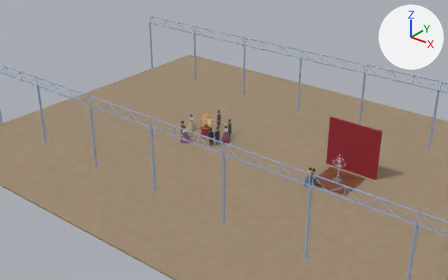
An edit to the Blender file course-models/great-exhibition-exhibits-1851-grok/rounds/e02.blend, drawn before and after from the same camera.
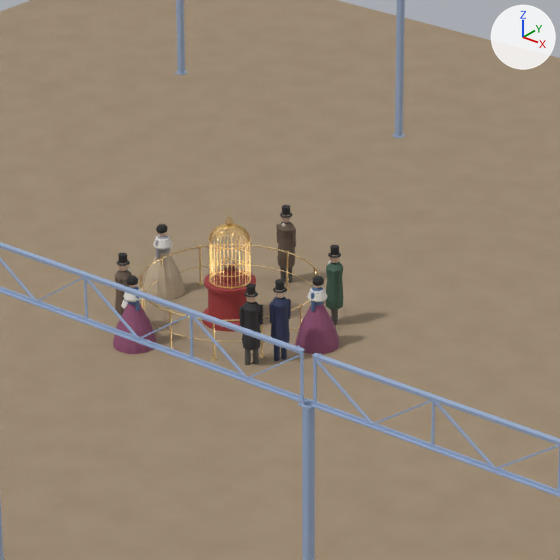
Old and new are each drawn from a camera (50 mm lens) standing at (36.0, -42.24, 26.38) and looking at (1.77, 0.55, -0.15) and again close up on the part from 35% to 62% of the width and 23% to 68% of the height. Arrows for +X, +Y and +Z are at upper right; the lights stay in place. The last two pictures show the newer version.

Objects in the first close-up: 'EXI_KOHINOOR', 'SR_column_lines', 'SR_floor', 'VIS_00', 'VIS_03', 'VIS_04', 'VIS_05', 'VIS_06', 'VIS_07', 'VIS_police' and 2 more.
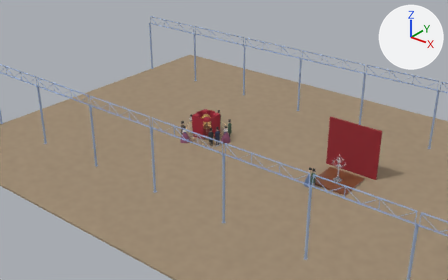
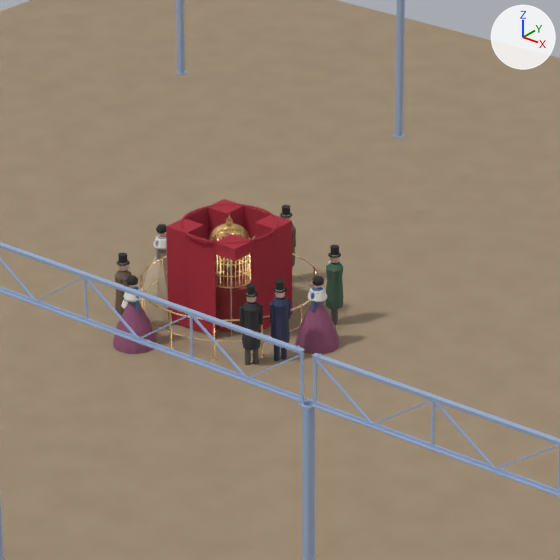
What differs and where, as boxes (x1, y1, x2, y2) in the close-ups (560 x 560 px):
'EXI_KOHINOOR', reshaped (10% taller)
    before: (138, 214, 322, 360)
    after: (138, 199, 322, 360)

Patch to the scene script:
```diff
--- a/course-models/great-exhibition-exhibits-1851-grok/rounds/e02.blend.py
+++ b/course-models/great-exhibition-exhibits-1851-grok/rounds/e02.blend.py
@@ mat_ex_gaspipe @@
+mat_ex_gaspipe = principled_material('EX_GasPipe')
+mat_ex_gaspipe.base_color = (0.45, 0.42, 0.35)  # grey #b3ada0
+mat_ex_gaspipe.metallic = 0.3
+mat_ex_gaspipe.roughness = 0.55
@@ mat_ex_july_crimson @@
+mat_ex_july_crimson = principled_material('EX_July_crimson')
+mat_ex_july_crimson.base_color = (0.38, 0.02, 0.04)  # red #a62738
+mat_ex_july_crimson.roughness = 0.92
@@ mat_ex_gasjet @@
+mat_ex_gasjet = principled_material('EX_GasJet')
+mat_ex_gasjet.base_color = (1.0, 0.85, 0.55)  # beige #ffedc4
+mat_ex_gasjet.roughness = 0.3
+mat_ex_gasjet.emission_color = (1.0, 0.85, 0.55)  # beige #ffedc4
+mat_ex_gasjet.emission_strength = 4.5
@@ me_me_koh_gas_pipes @@
+me_me_koh_gas_pipes.from_pydata(...)  # 168 vertices, 108 faces; spans x -0.92..0.92, y -0.89..0.89, z 0.03..2.11
+me_me_koh_gas_pipes.materials.append(mat_ex_gaspipe)  # grey #b3ada0
@@ me_me_koh_july_enclosure @@
+me_me_koh_july_enclosure.from_pydata(...)  # 1328 vertices, 900 faces; spans x -1.06..1.06, y -1.06..1.06, z 0.05..2.31
+me_me_koh_july_enclosure.materials.append(mat_ex_july_crimson)  # red #a62738
@@ me_me_koh_gas_jets @@
+me_me_koh_gas_jets.from_pydata(...)  # 300 vertices, 300 faces; spans x -0.529..0.529, y -0.511..0.511, z 1.692..1.814
+me_me_koh_gas_jets.materials.append(mat_ex_gasjet)  # beige #ffedc4, glowing beige #ffedc4
@@ col_exh_kohinoor @@
 col_exh_kohinoor.objects.link(ob_koh_rail)
+col_exh_kohinoor.objects.link(ob_koh_july_enclosure)
+col_exh_kohinoor.objects.link(ob_koh_gas_pipes)
+col_exh_kohinoor.objects.link(ob_koh_gas_jets)
@@ ob_koh_gas_pipes @@
+ob_koh_gas_pipes = bpy.data.objects.new('KOH_gas_pipes', me_me_koh_gas_pipes)
+ob_koh_gas_pipes.location = (0.0, 0.0, 0.0)
@@ ob_koh_july_enclosure @@
+ob_koh_july_enclosure = bpy.data.objects.new('KOH_july_enclosure', me_me_koh_july_enclosure)
+ob_koh_july_enclosure.location = (0.0, 0.0, 0.0)
@@ ob_koh_gas_jets @@
+ob_koh_gas_jets = bpy.data.objects.new('KOH_gas_jets', me_me_koh_gas_jets)
+ob_koh_gas_jets.location = (0.0, 0.0, 0.0)
```
